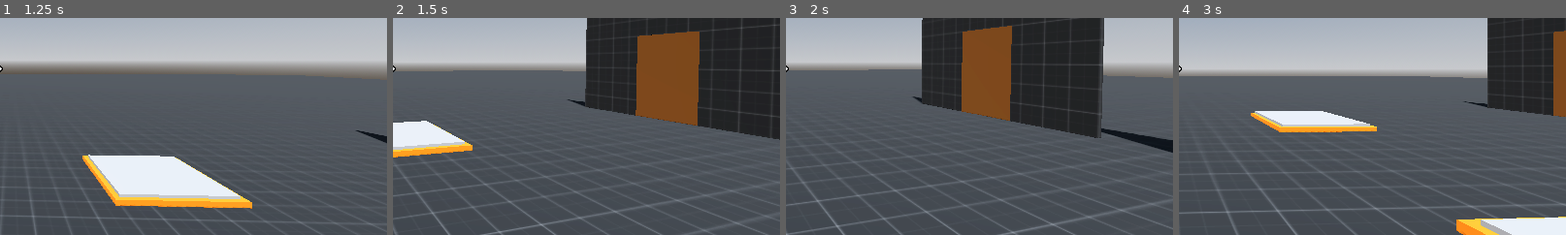
Above: before the commit, frames 1-4 (left to right).
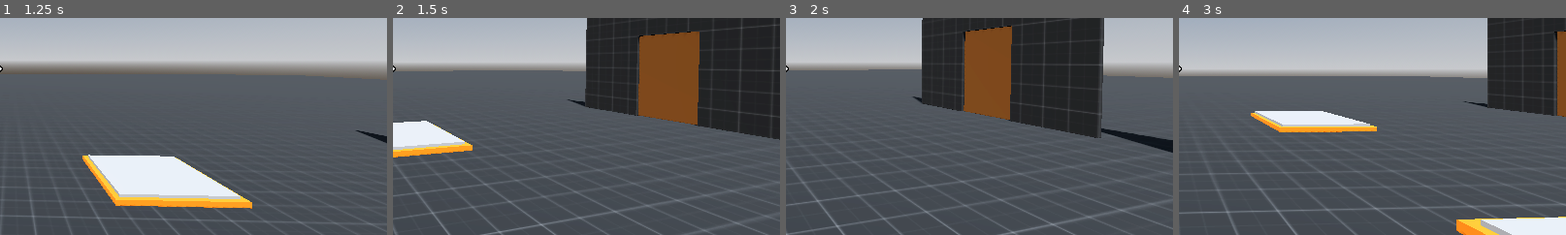
Above: after the commit, the same moments.

Repository: Radian6405/Rescale
Game: Godot game, scene res://levels/sandbox.tscn
Two runs of this game, one before a commit and one after it. Both use one fixed random seed, a clock stepped at 60 frames per second and the inputs below.
Inputs (mouse positions are % of the whole screen's width and height, from its top left):
- Up to frame 1 (1.25 s): tap Enter at 0.5 s; move the mouse to (49, 52) at 0.52 s; hold D (move_right) from 0.53 s (still down); tap Q (decrease_size) at 0.6 s; tap Space (jump) at 0.77 s
- Up to frame 2 (1.5 s): keep holding D (move_right); move the mouse to (57, 51) at 1.27 s; click (57, 51) at 1.35 s
- Up to frame 3 (2 s): keep holding D (move_right); tap Space (jump) at 1.52 s
- Up to frame 4 (3 s): move the mouse to (42, 49) at 2.02 s; release D (move_right) at 2.03 s; hold A (move_left) from 2.03 s (still down); tap E (increase_size) at 2.1 s; move the mouse to (51, 50) at 2.77 s; tap F (interact) at 2.85 s
The pictures show only the part of the screen within x 50-100%, y 38-88%; the shares and areas given below are measured in that part.

Frame 1 is identical in both runs. In frame 2, 0.3% of the frame differs, in the area x 62-79%, y 6-50%; in frame 3, 0.3%; in frame 4, 0.4%, in the area x 96-100%, y 5-46%.

Commit message:
fix: small fixes to doors and platforms -- doors can be either sliding or rotating type

Diff:
--- a/scenes/doors/door.gd
+++ b/scenes/doors/door.gd
@@ -3,11 +3,27 @@
 class_name door
 
 @onready var hinge: Node3D = $hinge
+@onready var init_pos: Vector3 = hinge.position
+@onready var init_rot: Vector3 = hinge.rotation
+
+@export var door_type: int = 0
+@export var rot_angle: float = 90.0
+@export var move_length: float = 1.5
+# type 0 is rotating doors
+# type 1 is sliding doors
 
 func open_door() -> void:
-	hinge.rotation = Vector3(0,deg_to_rad(90),0)
+	match door_type:
+		0:
+			hinge.rotation.y = init_rot.y + deg_to_rad(rot_angle)
+		1:
+			hinge.position.x = init_pos.x + move_length
 	print("Open")
 
 func close_door() -> void:
-	hinge.rotation = Vector3.ZERO
+	match door_type:
+		0:
+			hinge.rotation.y = init_rot.y
+		1:
+			hinge.position.x = init_pos.x
 	print("Close")
--- a/scenes/doors/door.tscn
+++ b/scenes/doors/door.tscn
@@ -8,4 +8,4 @@
 script = ExtResource("1_d2kxv")
 
 [node name="hinge" type="Node3D" parent="."]
-transform = Transform3D(1, 0, 0, 0, 1, 0, 0, 0, 1, 0.8, 0, 0)
+transform = Transform3D(1, 0, 0, 0, 1, 0, 0, 0, 1, 0.8, 0, 0.1)
--- /dev/null
+++ b/scenes/platforms/box_platform.tscn
@@ -0,0 +1,55 @@
+[gd_scene load_steps=8 format=3 uid="uid://djs6tphuvhobw"]
+
+[ext_resource type="PackedScene" uid="uid://00jo21kwwqdr" path="res://scenes/platforms/platform.tscn" id="1_mk6u8"]
+[ext_resource type="Material" uid="uid://c64l14y8yw7rg" path="res://assets/materials/sandbox.tres" id="2_va525"]
+
+[sub_resource type="BoxShape3D" id="BoxShape3D_all1a"]
+resource_local_to_scene = true
+size = Vector3(2, 1, 2)
+
+[sub_resource type="BoxMesh" id="BoxMesh_nwg14"]
+resource_local_to_scene = true
+material = ExtResource("2_va525")
+size = Vector3(2, 0.1, 2)
+
+[sub_resource type="ConvexPolygonShape3D" id="ConvexPolygonShape3D_hf5m0"]
+points = PackedVector3Array(1.01587, 0.0610863, 1.01587, -1.01587, -0.0658482, -1.01587, -1.01587, -0.0658482, 1.01587, -1.01587, 0.0610863, -1.01587, 1.01587, -0.0658482, -1.01587, -1.01587, 0.0610863, 1.01587, 1.01587, -0.0658482, 1.01587, 1.01587, 0.0610863, -1.01587)
+
+[sub_resource type="BoxMesh" id="BoxMesh_uh38n"]
+resource_local_to_scene = true
+material = ExtResource("2_va525")
+size = Vector3(2, 0.1, 1)
+
+[sub_resource type="BoxMesh" id="BoxMesh_tblj3"]
+resource_local_to_scene = true
+material = ExtResource("2_va525")
+size = Vector3(2.2, 0.1, 1)
+
+[node name="BoxPlatform" instance=ExtResource("1_mk6u8")]
+
+[node name="CollisionShape3D" parent="Area3D" index="0"]
+shape = SubResource("BoxShape3D_all1a")
+
+[node name="MeshInstance3D" type="MeshInstance3D" parent="." index="1"]
+transform = Transform3D(1, 0, 0, 0, 1, 0, 0, 0, 1, 0, 0.05, 0)
+mesh = SubResource("BoxMesh_nwg14")
+
+[node name="CollisionShape3D" type="CollisionShape3D" parent="." index="2"]
+transform = Transform3D(1, 0, 0, 0, 1, 0, 0, 0, 1, 0, 0.05, 0)
+shape = SubResource("ConvexPolygonShape3D_hf5m0")
+
+[node name="MeshInstance3D2" type="MeshInstance3D" parent="." index="3"]
+transform = Transform3D(1, 0, 0, 0, -4.37114e-08, -1, 0, 1, -4.37114e-08, 0, 0.5, 1.05)
+mesh = SubResource("BoxMesh_uh38n")
+
+[node name="MeshInstance3D3" type="MeshInstance3D" parent="." index="4"]
+transform = Transform3D(1, 0, 0, 0, -4.37114e-08, -1, 0, 1, -4.37114e-08, 0, 0.5, -1.05)
+mesh = SubResource("BoxMesh_uh38n")
+
+[node name="MeshInstance3D4" type="MeshInstance3D" parent="." index="5"]
+transform = Transform3D(-4.37114e-08, -1, 4.37114e-08, 0, -4.37114e-08, -1, 1, -4.37114e-08, 1.91069e-15, -1.05, 0.5, 0)
+mesh = SubResource("BoxMesh_tblj3")
+
+[node name="MeshInstance3D5" type="MeshInstance3D" parent="." index="6"]
+transform = Transform3D(-4.37114e-08, -1, 4.37114e-08, 0, -4.37114e-08, -1, 1, -4.37114e-08, 1.91069e-15, 1.05, 0.5, 0)
+mesh = SubResource("BoxMesh_tblj3")
--- a/scenes/platforms/orange_platform.tscn
+++ b/scenes/platforms/orange_platform.tscn
@@ -1,23 +1,33 @@
-[gd_scene load_steps=6 format=3 uid="uid://ds24htyia502x"]
+[gd_scene load_steps=7 format=3 uid="uid://ds24htyia502x"]
 
 [ext_resource type="PackedScene" uid="uid://00jo21kwwqdr" path="res://scenes/platforms/platform.tscn" id="1_qs0of"]
 
+[sub_resource type="BoxShape3D" id="BoxShape3D_bstpm"]
+resource_local_to_scene = true
+size = Vector3(2, 1, 2)
+
 [sub_resource type="BoxMesh" id="BoxMesh_85mhu"]
+resource_local_to_scene = true
 size = Vector3(2, 0.1, 2)
 
 [sub_resource type="StandardMaterial3D" id="StandardMaterial3D_uo6av"]
 albedo_color = Color(0.95158, 0.416108, 0, 1)
 
 [sub_resource type="BoxMesh" id="BoxMesh_61rst"]
+resource_local_to_scene = true
 size = Vector3(2.2, 0.1, 2.2)
 
 [sub_resource type="BoxShape3D" id="BoxShape3D_xonoh"]
+resource_local_to_scene = true
 size = Vector3(2.2, 0.15, 2.2)
 
-[node name="Platform" instance=ExtResource("1_qs0of")]
+[node name="OrangePlatform" instance=ExtResource("1_qs0of")]
 
 [node name="Area3D" parent="." index="0"]
 transform = Transform3D(1, 0, 0, 0, 1, 0, 0, 0, 1, 0, 0.1, 0)
+
+[node name="CollisionShape3D" parent="Area3D" index="0"]
+shape = SubResource("BoxShape3D_bstpm")
 
 [node name="MeshInstance3D" type="MeshInstance3D" parent="." index="1"]
 transform = Transform3D(1, 0, 0, 0, 1, 0, 0, 0, 1, 0, 0.1, 0)
--- a/scenes/platforms/platform.gd
+++ b/scenes/platforms/platform.gd
@@ -6,6 +6,7 @@
 var current_mass := 0:
 	set (value):
 		current_mass = max(value, 0)
+		print(current_mass)
 		if current_mass >= MASS_REQUIRED:
 			door_obj.open_door()
 		else:
--- a/scenes/platforms/platform.tscn
+++ b/scenes/platforms/platform.tscn
@@ -3,14 +3,17 @@
 [ext_resource type="Script" path="res://scenes/platforms/platform.gd" id="1_stqva"]
 
 [sub_resource type="BoxShape3D" id="BoxShape3D_2pmgn"]
+resource_local_to_scene = true
 size = Vector3(2, 1, 2)
 
-[node name="OrangePlatform" type="StaticBody3D"]
+[node name="Platform" type="StaticBody3D"]
 collision_layer = 3
 collision_mask = 3
 script = ExtResource("1_stqva")
 
 [node name="Area3D" type="Area3D" parent="."]
+collision_layer = 3
+collision_mask = 3
 
 [node name="CollisionShape3D" type="CollisionShape3D" parent="Area3D"]
 transform = Transform3D(1, 0, 0, 0, 1, 0, 0, 0, 1, 0, 0.5, 0)
